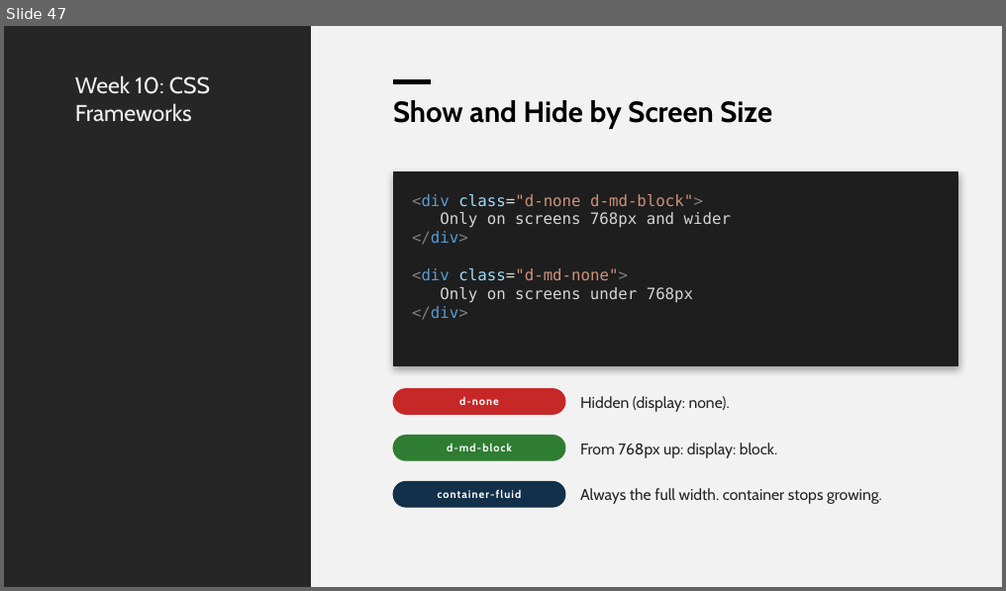
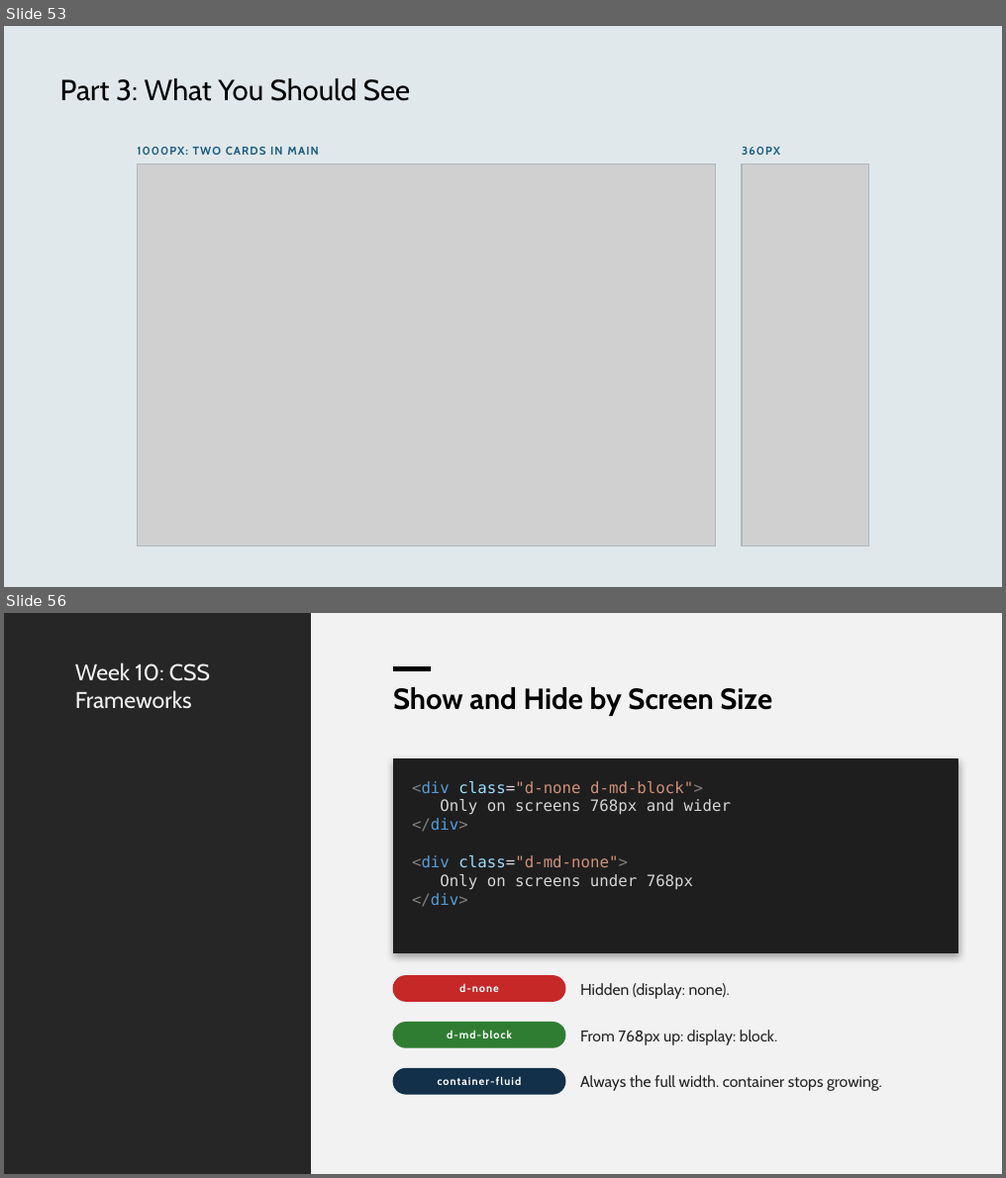
Before and after one commit to x97gfq/WEBD1000_Fall2026, a slide deck: 10_CSS_Frameworks/CSS_Frameworks_Bootstrap.pptx. Shown one above the other, each under a label of ours: slide 47 before the commit, slides 53 and 56 after it; the slides between them are not shown. The pictures are 1006x591 and 1006x1178 pixels, drawn with LibreOffice and Linux fonts; fonts in the diff are those of the drawing; grey boxes stand for pictures. Boxes give left, top, right and bottom in pixels: in the first picture for what was removed or moved away, otherwise in the second. Text is boxed around its words. In the diff, an @@ line names an element or a change of style, - is before the commit and + after.

```diff
--- a/10_CSS_Frameworks/CSS_Frameworks_Bootstrap.pptx
+++ b/10_CSS_Frameworks/CSS_Frameworks_Bootstrap.pptx
@@ slide 53 added at (4, 26, 1002, 587), background #E1E8EB @@
@@ text added at (60, 78, 410, 101), 28 pt, text #000000 @@
+Part 3: What You Should See
@@ text added at (137, 147, 318, 155), 11 pt, text #1B5E82, bold @@
+1000PX: TWO CARDS IN MAIN
@@ picture added at (138, 165, 716, 547) @@
@@ rectangle added at (138, 165, 716, 547), outline #B0B8BC 1 pt @@
@@ text added at (742, 147, 780, 155), 11 pt, text #1B5E82, bold @@
+360PX
@@ picture added at (743, 165, 869, 547) @@
@@ rectangle added at (743, 165, 869, 547), outline #B0B8BC 1 pt @@
@@ what was slide 47 is now slide 56 @@
```
Also in this commit, not shown: 8 slides changed, 7 other slides added, 19 slides removed, 30 other files.
